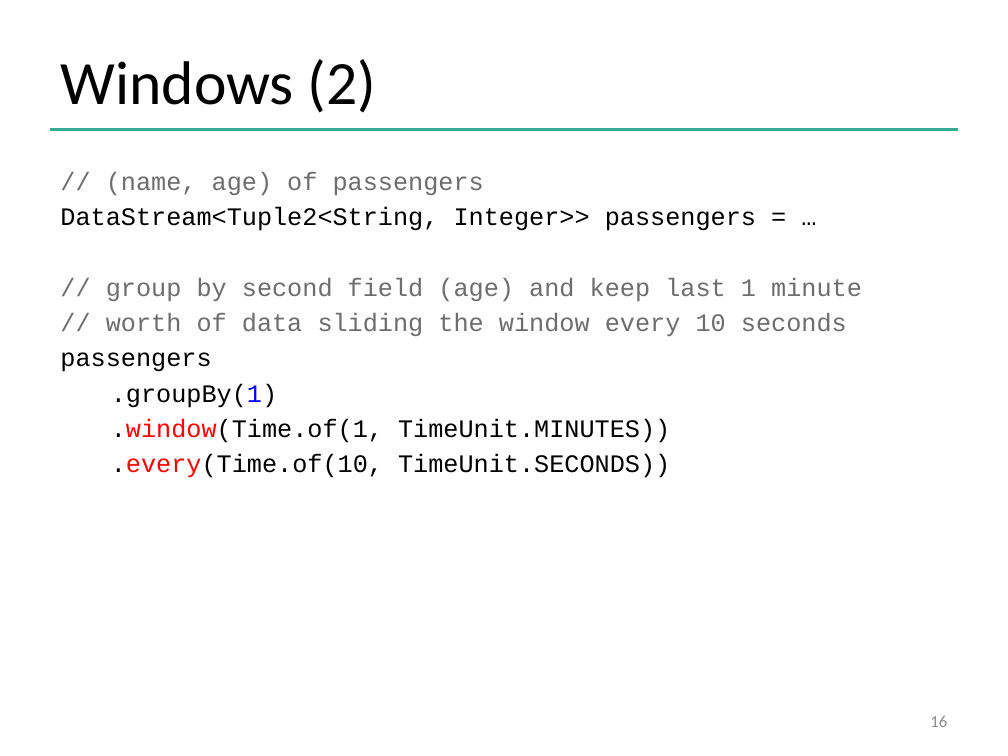
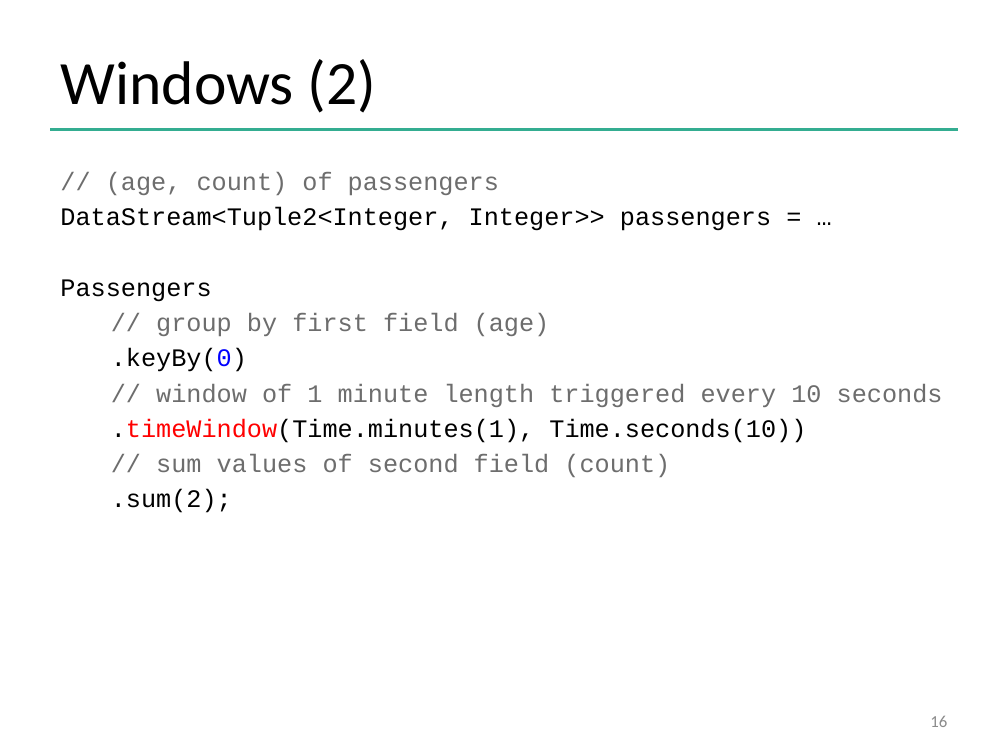
Before and after one commit to dataArtisans/flink-training-web, a slide deck: slide 16 of slides/flink_stream_advanced.pptx. Drawn at 1008x756 pixels with LibreOffice and Linux fonts; fonts in the diff are those of the drawing; background and template pictures are left out. Boxes give left, top, right and bottom in pixels: in the first picture for what was removed or moved away, otherwise in the second. Text is boxed around its words. In the diff, an @@ line names an element or a change of style, - is before the commit and + after.

```diff
--- a/slides/flink_stream_advanced.pptx
+++ b/slides/flink_stream_advanced.pptx
@@ text at (60, 172, 943, 513): text changed; text colour #000000 to #6D6D6D @@
-// (name, age) of passengers
-DataStream<Tuple2<String, Integer>> passengers = …
-// group by second field (age) and keep last 1 minute
-// worth of data sliding the window every 10 seconds
-passengers
-.groupBy(1)
-.window(Time.of(1, TimeUnit.MINUTES))
-.every(Time.of(10, TimeUnit.SECONDS))
+// (age, count) of passengers
+DataStream<Tuple2<Integer, Integer>> passengers = …
+Passengers
+// group by first field (age)
+.keyBy(0)
+// window of 1 minute length triggered every 10 seconds
+.timeWindow(Time.minutes(1), Time.seconds(10))
+// sum values of second field (count)
+.sum(2);
```
Also in this commit, not shown: 20 other slides changed, 2 slides added, 6 slides removed, 26 other files.
